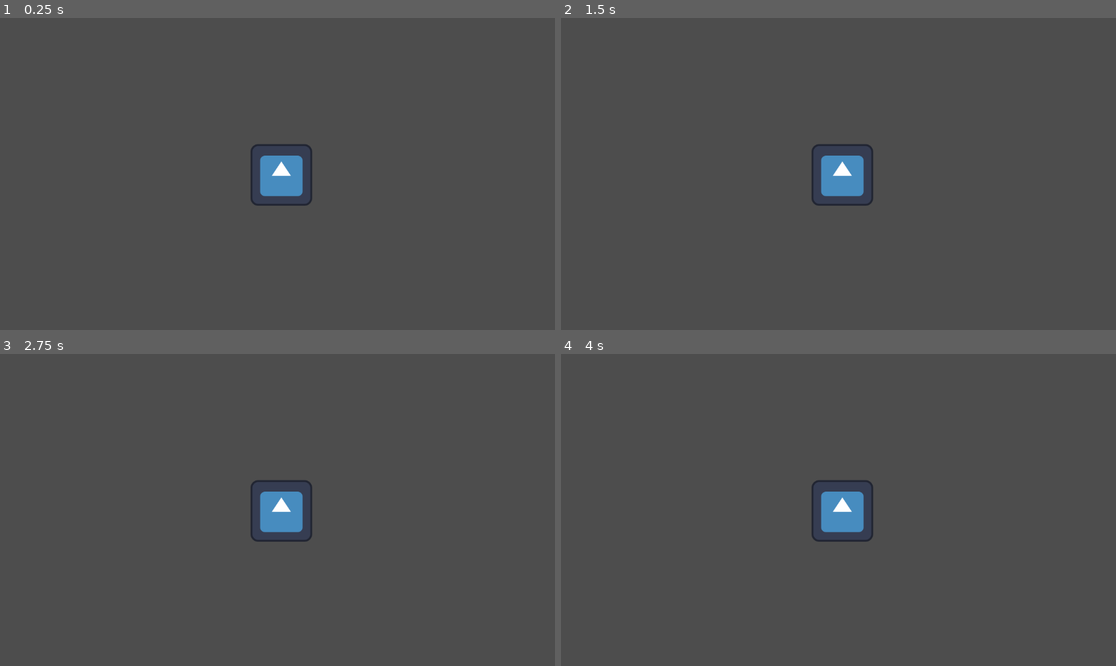
Above: before the commit, frames 1-4 (two rows, left to right).
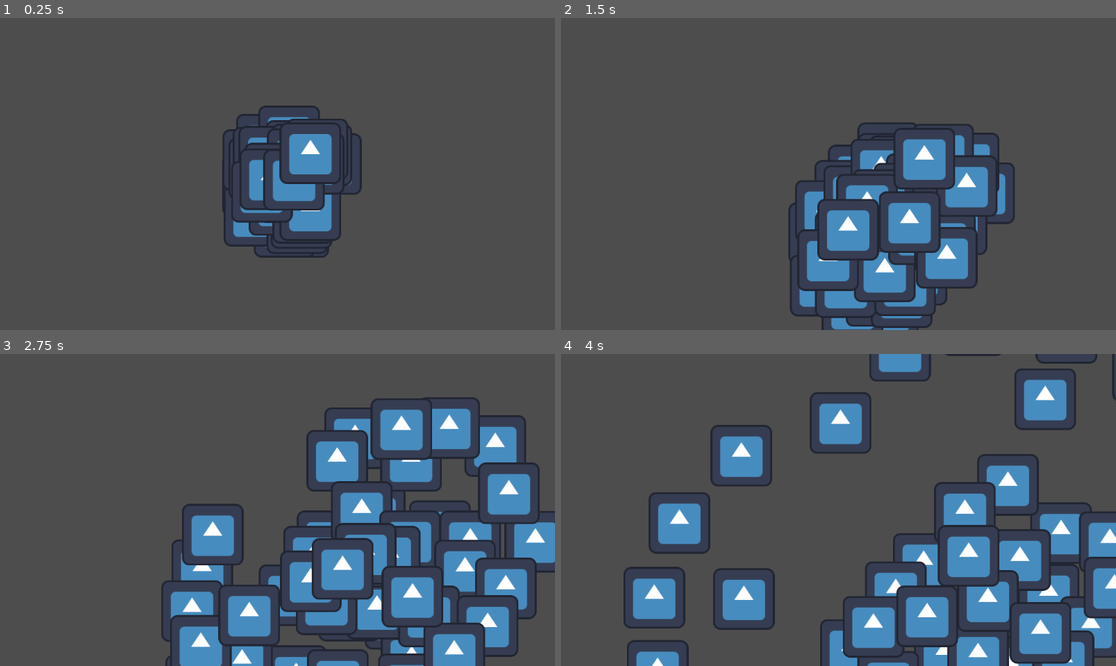
Above: after the commit, the same moments.

Repository: kam-zhan-yue/misfits
Game: Godot game, scene res://scenes/main.tscn
Same seed, same stepped clock (60 frames per second), same inputs: the game is played once before the commit and once after it. The engine's default icon, where the game draws it, is replaced by a stand-in: a white triangle on a blue panel in a dark square.
Inputs:
- Up to frame 1 (0.25 s): no input
- Up to frame 2 (1.5 s): no input
- Up to frame 3 (2.75 s): no input
- Up to frame 4 (4 s): no input

The runs differ from the first frame. In frame 1, 5.5% of the frame differs, in the area x 40-66%, y 28-77%; in frame 2, 13%; in frame 3, 27%, in the area x 29-100%, y 13-100%; in frame 4, 26%.

Commit message:
Init Boids

Diff:
--- a/project.godot
+++ b/project.godot
@@ -14,3 +14,8 @@
 run/main_scene="res://scenes/main.tscn"
 config/features=PackedStringArray("4.3", "Forward Plus")
 config/icon="res://icon.svg"
+
+[autoload]
+
+BoidManager="*res://scripts/boids/boid_manager.gd"
+Global="*res://scripts/globals/global.gd"
--- /dev/null
+++ b/resources/boid_settings.tres
@@ -0,0 +1,19 @@
+[gd_resource type="Resource" script_class="BoidSettings" load_steps=2 format=3 uid="uid://dwgsio8uqy7ps"]
+
+[ext_resource type="Script" path="res://scripts/boids/boid_settings.gd" id="1_0qoy6"]
+
+[resource]
+script = ExtResource("1_0qoy6")
+min_speed = 70.0
+max_speed = 200.0
+max_steer_force = 100.0
+vision_radius = 10.0
+obstacle_vision_radius = 50.0
+separation_weight = 1.0
+alignment_weight = 1.0
+cohesion_weight = 1.0
+obstacle_weight = 1.0
+avoidance_weight = 1.0
+separation = true
+alignment = true
+cohesion = true
--- /dev/null
+++ b/scenes/boid.tscn
@@ -0,0 +1,19 @@
+[gd_scene load_steps=4 format=3 uid="uid://iqjijkohmmgs"]
+
+[ext_resource type="Script" path="res://scripts/boids/boid.gd" id="1_1pm5u"]
+[ext_resource type="Texture2D" uid="uid://b58a50e60p4fd" path="res://icon.svg" id="2_j2jb5"]
+
+[sub_resource type="CircleShape2D" id="CircleShape2D_v7cuh"]
+radius = 171.143
+
+[node name="Boid" type="Node2D"]
+script = ExtResource("1_1pm5u")
+
+[node name="Sprite2D" type="Sprite2D" parent="."]
+texture = ExtResource("2_j2jb5")
+
+[node name="ObstacleArea" type="Area2D" parent="."]
+unique_name_in_owner = true
+
+[node name="CollisionShape2D" type="CollisionShape2D" parent="ObstacleArea"]
+shape = SubResource("CircleShape2D_v7cuh")
--- a/scenes/main.tscn
+++ b/scenes/main.tscn
@@ -1,9 +1,14 @@
-[gd_scene load_steps=2 format=3 uid="uid://bt2ju64bl0yrp"]
+[gd_scene load_steps=3 format=3 uid="uid://bt2ju64bl0yrp"]
 
-[ext_resource type="Texture2D" uid="uid://b58a50e60p4fd" path="res://icon.svg" id="1_jg8lq"]
+[ext_resource type="Script" path="res://scripts/boids/boid_spawner.gd" id="1_xeaao"]
+[ext_resource type="PackedScene" uid="uid://iqjijkohmmgs" path="res://scenes/boid.tscn" id="2_jnmx8"]
 
 [node name="Node2D" type="Node2D"]
 
-[node name="Icon" type="Sprite2D" parent="."]
-position = Vector2(584, 326)
-texture = ExtResource("1_jg8lq")
+[node name="Camera2D" type="Camera2D" parent="."]
+
+[node name="Node2D" type="Node2D" parent="."]
+
+[node name="BoidSpawner" type="Node2D" parent="Node2D"]
+script = ExtResource("1_xeaao")
+boid_scene = ExtResource("2_jnmx8")
--- /dev/null
+++ b/scripts/boids/boid.gd
@@ -0,0 +1,85 @@
+class_name Boid
+extends Node2D
+
+var velocity := Vector2.ZERO
+var direction := Vector2.UP
+
+var separation: Vector2
+var alignment: Vector2
+var cohesion: Vector2
+var obstacle: Vector2
+var group: int
+
+@export var using_anim := false
+@onready var obstacle_view := %ObstacleArea as Area2D
+var sprite: Sprite2D
+var animated_sprite_2d: AnimatedSprite2D
+
+signal on_uninit
+
+func _ready() -> void:
+	if not using_anim:
+		sprite = %Sprite2D as Sprite2D
+	else:
+		animated_sprite_2d = %AnimatedSprite2D as AnimatedSprite2D
+		var frames := animated_sprite_2d.sprite_frames.get_frame_count("default")
+		var random_frame := randi() % frames
+		animated_sprite_2d.frame = random_frame
+		animated_sprite_2d.play("default")
+
+func can_see(other: Boid) -> bool:
+	if other.group != group:
+		return false
+	var difference = (other.global_position - global_position).length()
+	return difference <= BoidManager.SETTINGS.vision_radius
+
+func init(boid_group: int) -> void:
+	group = boid_group
+	var middle := (BoidManager.SETTINGS.min_speed + BoidManager.SETTINGS.max_speed) * 0.5
+	velocity = middle * direction.normalized()
+	BoidManager.init(self)
+
+func simulate() -> void:
+	var separation_force := steer_towards(separation)
+	var alignment_force := steer_towards(alignment)
+	var cohesion_force := steer_towards(cohesion)
+	var obstacle_force := steer_towards(get_obstacle_force())
+	var acceleration := Vector2.ZERO
+	acceleration += separation_force * BoidManager.SETTINGS.separation_weight
+	acceleration += alignment_force * BoidManager.SETTINGS.alignment_weight
+	acceleration += cohesion_force * BoidManager.SETTINGS.cohesion_weight
+	acceleration += obstacle_force * BoidManager.SETTINGS.obstacle_weight
+	# Update the velocity by all forces
+	velocity += acceleration * get_process_delta_time()
+
+	# Clamp the velocity to a min and max speed
+	var final_speed := clampf(velocity.length(), BoidManager.SETTINGS.min_speed, BoidManager.SETTINGS.max_speed)
+	velocity = velocity.normalized() * final_speed
+	global_position += velocity * get_process_delta_time()
+	update_rotation()
+
+func steer_towards(target: Vector2) -> Vector2:
+	if target == Vector2.ZERO:
+		return Vector2.ZERO
+	var v := target.normalized() * BoidManager.SETTINGS.max_speed - velocity
+	return v.clampf(-BoidManager.SETTINGS.max_steer_force, BoidManager.SETTINGS.max_steer_force)
+
+func update_rotation() -> void:
+	var angle = atan2(velocity.y, velocity.x)
+	if sprite:
+		sprite.rotation = angle
+		sprite.flip_v = Global.flip_v(angle)
+
+func get_obstacle_force() -> Vector2:
+	if not obstacle_view.has_overlapping_areas():
+		return Vector2.ZERO
+	var overlap := obstacle_view.get_overlapping_areas()
+	var obstacle_force := Vector2.ZERO
+	for area in overlap:
+		var difference := area.global_position - global_position
+		obstacle_force -= difference.normalized() / difference.length_squared()
+	return obstacle_force
+
+func uninit() -> void:
+	BoidManager.uninit(self)
+	on_uninit.emit()
--- /dev/null
+++ b/scripts/boids/boid_manager.gd
@@ -0,0 +1,68 @@
+extends Node
+
+const SETTINGS = preload("res://resources/boid_settings.tres")
+
+var boids: Array[Boid] = []
+
+func init(boid: Boid) -> void:
+	boids.push_back(boid)
+
+func uninit(boid: Boid) -> void:
+	boids.erase(boid)
+
+func _process(_delta: float) -> void:
+	for boid in boids:
+		if boid:
+			simulate(boid)
+
+func simulate(boid: Boid) -> void:
+	var nearby := get_nearby_boids(boid)
+	simulate_forces(boid, nearby)
+	boid.simulate()
+
+func get_nearby_boids(boid: Boid) -> Array[Boid]:
+	var nearby: Array[Boid] = []
+	for b in boids:
+		if b == boid:
+			continue
+		if boid.can_see(b):
+			nearby.push_back(b)
+	return nearby
+
+func simulate_forces(boid: Boid, nearby: Array[Boid]) -> void:
+	if len(nearby) == 0:
+		return
+	var separation := Vector2.ZERO
+	var alignment := Vector2.ZERO
+	var total_cohesion := Vector2.ZERO
+	for b in nearby:
+		if boid == b:
+			continue
+		separation -= get_separation_force(boid, b)
+		alignment += get_alignment_force(b)
+		total_cohesion += get_cohesion_force(b)
+	var cohesion := readjust_cohesion(total_cohesion, boid.global_position, len(nearby))
+	boid.separation = separation if SETTINGS.separation else Vector2.ZERO
+	boid.alignment = alignment if SETTINGS.alignment else Vector2.ZERO
+	boid.cohesion = cohesion if SETTINGS.cohesion else Vector2.ZERO
+
+func get_separation_force(b1: Boid, b2: Boid) -> Vector2:
+	var difference := b2.global_position - b1.global_position
+	return difference.normalized() / difference.length_squared()
+
+
+func get_alignment_force(b2: Boid) -> Vector2:
+	return b2.direction
+
+
+func get_cohesion_force(b2: Boid) -> Vector2:
+	return b2.global_position
+
+
+func readjust_cohesion(total: Vector2, original_pos: Vector2, nearby: int) -> Vector2:
+	return (total / nearby) - original_pos
+
+func restart() -> void:
+	for b in boids:
+		b.queue_free()
+	boids = []
--- /dev/null
+++ b/scripts/boids/boid_settings.gd
@@ -0,0 +1,23 @@
+class_name BoidSettings
+extends Resource
+
+@export_subgroup("Speed")
+@export var min_speed := 70.0
+@export var max_speed := 200.0
+@export var max_steer_force := 100.0
+
+@export_subgroup("Vision")
+@export var vision_radius := 10.0
+@export var obstacle_vision_radius := 50.0
+
+@export_subgroup("Weights")
+@export var separation_weight := 1.0
+@export var alignment_weight := 1.0
+@export var cohesion_weight := 1.0
+@export var obstacle_weight := 1.0
+@export var avoidance_weight := 1.0
+
+@export_subgroup("Flags")
+@export var separation := true
+@export var alignment := true
+@export var cohesion := true
--- /dev/null
+++ b/scripts/boids/boid_spawner.gd
@@ -0,0 +1,34 @@
+class_name BoidSpawner
+extends Node2D
+
+@export var boid_scene: PackedScene
+@export var start_x_direction := Vector2.ONE
+@export var start_y_direction := Vector2.ONE
+@export var spawn_radius := 100.0
+@export var spawn_count := 50
+@export var spawn_on_ready := true
+
+
+func _ready() -> void:
+	if not spawn_on_ready:
+		return
+	spawn()
+
+func spawn() -> void:
+	spawn_circle()
+
+func spawn_circle() -> void:
+	for i in spawn_count:
+		var angle := randf() * 2 * PI
+		var radius := randf() * spawn_radius
+		var spawn_point := Vector2(radius * cos(angle), radius * sin(angle))
+		spawn_boid(spawn_point)
+
+func spawn_boid(point: Vector2) -> void:
+		var boid := boid_scene.instantiate() as Boid
+		add_child(boid)
+		boid.global_position = global_position + point
+		var random_x = randf_range(start_x_direction.x, start_x_direction.y)
+		var random_y = randf_range(start_y_direction.x, start_y_direction.y)
+		boid.direction = Vector2(random_x, random_y)
+		boid.init(1)
--- /dev/null
+++ b/scripts/globals/global.gd
@@ -0,0 +1,51 @@
+extends Node
+
+var zoom := 3.0
+
+func seconds(time: float) -> void:
+	await get_tree().create_timer(time).timeout
+
+func frame() -> void:
+	var delta := get_process_delta_time()
+	await get_tree().create_timer(delta).timeout
+
+func set_active(node: Node) -> void:
+	active(node, true)
+
+func set_inactive(node: Node) -> void:
+	active(node, false)
+
+func to_blue() -> Vector2:
+	return Vector2(-1.0, 0.5).normalized()
+
+func to_red() -> Vector2:
+	return Vector2(1.0, -0.5).normalized()
+
+func active(node: Node, is_active: bool) -> void:
+	# Set visibility
+	node.visible = is_active
+
+	# Set general processing
+	node.set_process(is_active)
+
+	# Set physics processing
+	node.set_physics_process(is_active)
+
+	# Optionally, set input processing if needed
+	if node.has_method("set_process_input"):
+		node.set_process_input(is_active)
+
+	# Optionally, set unhandled input processing if needed
+	if node.has_method("set_process_unhandled_input"):
+		node.set_process_unhandled_input(is_active)
+
+func ease_out_quart(x: float) -> float:
+	return 1 - pow(1 - x, 4)
+
+func ease_out_sin(x: float) -> float:
+	return sin((x * PI) / 2);
+
+func flip_v(rotation: float) -> bool:
+	var left_rotate = rotation > -PI*1.5 and rotation <-PI*0.5
+	var right_rotate = rotation > PI*0.5 and rotation < PI*1.5
+	return left_rotate or right_rotate
